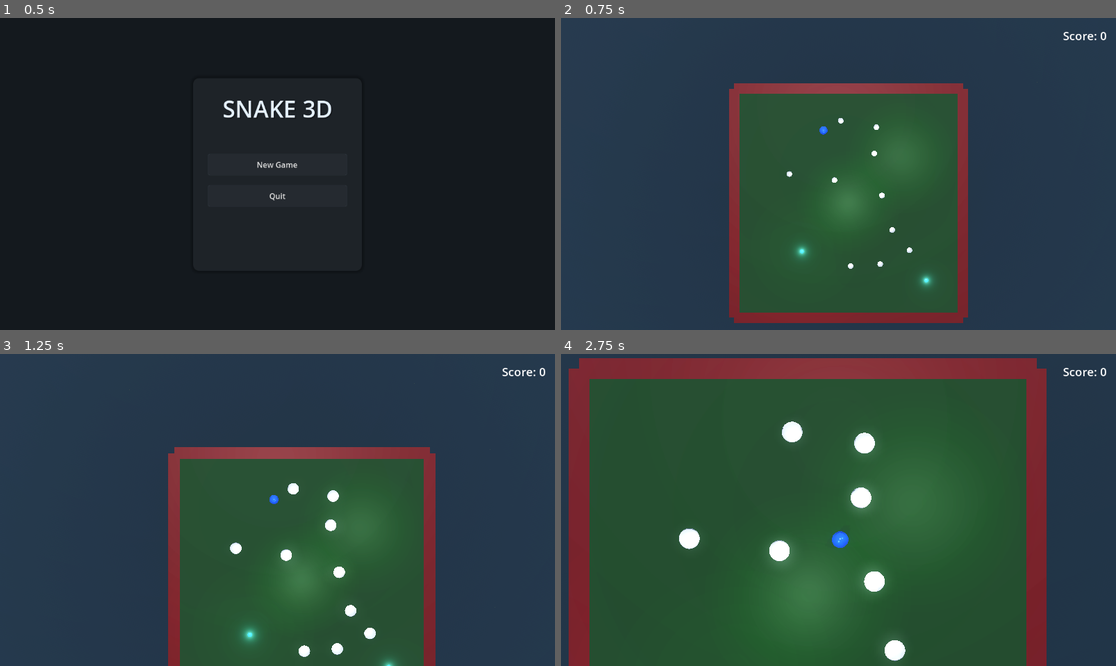
Above: before the commit, frames 1-4 (two rows, left to right).
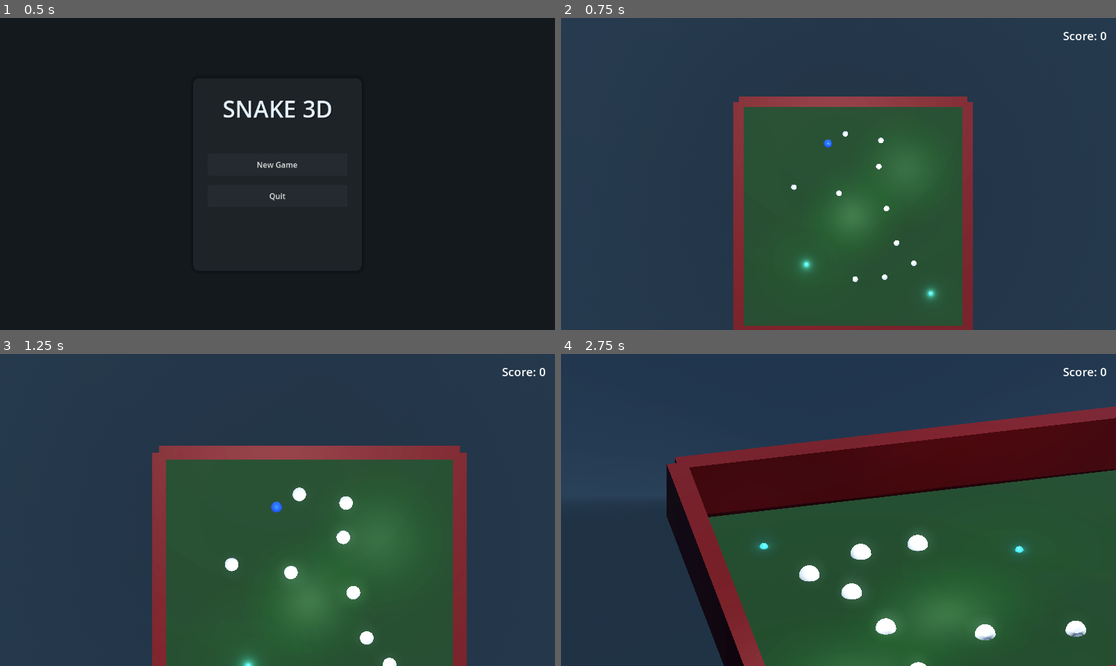
Above: after the commit, the same moments.

Repository: bluehexagons/snakeproject
Game: Godot game, scene res://scenes/main_menu.tscn
The game is run twice, just before and just after one commit, with the same random seed, the same clock (stepped at 60 frames per second) and the same inputs.
Inputs:
- Up to frame 1 (0.5 s): no input
- Up to frame 2 (0.75 s): click "New Game" at 0.5 s
- Up to frame 3 (1.25 s): no input
- Up to frame 4 (2.75 s): hold D (move_right) 1.28-2.03 s; hold F (toggle_camera_angle, bound only after the commit) 1.28-2.03 s; hold S (move_down) from 2.03 s (still down); tap F (toggle_camera_angle, bound only after the commit) at 2.1 s

Frame 1 is identical in both runs. In frame 2, 8.3% of the frame differs, in the area x 30-75%, y 20-100%; in frame 3, 10%; in frame 4, 74%, in the area x 1-100%, y 1-100%.

Commit message:
(w/AI) Refactor game camera, fix lots of camera things

Diff:
--- a/project.godot
+++ b/project.godot
@@ -53,6 +53,11 @@
 "events": [Object(InputEventKey,"resource_local_to_scene":false,"resource_name":"","device":-1,"window_id":0,"alt_press …(191 unchanged characters)…
 ]
 }
+toggle_camera_angle={
+"deadzone": 0.5,
+"events": [Object(InputEventKey,"resource_local_to_scene":false,"resource_name":"","device":-1,"window_id":0,"alt_pressed":false,"shift_pressed":false,"ctrl_pressed":false,"meta_pressed":false,"pressed":false,"keycode":0,"physical_keycode":70,"key_label":0,"unicode":102,"location":0,"echo":false,"script":null)
+]
+}
 
 [physics]
 
--- a/scenes/main.tscn
+++ b/scenes/main.tscn
@@ -3,6 +3,7 @@
 [ext_resource type="Script" path="res://scripts/game_manager.gd" id="1_script"]
 [ext_resource type="PackedScene" uid="uid://dbkt4gaf6xf28" path="res://scenes/ui.tscn" id="2_ui"]
 [ext_resource type="PackedScene" path="res://scenes/barrier.tscn" id="3_barrier"]
+[ext_resource type="Script" path="res://scripts/game_camera.gd" id="camera_script"]
 
 [sub_resource type="ProceduralSkyMaterial" id="ProceduralSkyMaterial_1"]
 sky_top_color = Color(0.12, 0.2, 0.3, 1)
@@ -166,6 +167,7 @@
 transform = Transform3D(1, 0, 0, 0, -4.37114e-08, 1, 0, -1, -4.37114e-08, 0, 10, 0)
 projection = 1
 size = 15.0
+script = ExtResource("camera_script")
 
 [node name="Barriers" type="Node3D" parent="GameplayContainer"]
 
--- /dev/null
+++ b/scripts/game_camera.gd
@@ -0,0 +1,98 @@
+extends Camera3D
+
+const TOP_DOWN_HEIGHT = 20.0  # Increased to maintain good view
+const THIRD_PERSON_HEIGHT = 15.0
+const THIRD_PERSON_DISTANCE = 15.0
+const LOOK_AHEAD_DISTANCE = 8.0
+const MIN_LOOK_AHEAD = 2.0
+const INITIAL_SIZE = 30.0
+const FINAL_SIZE = 15.0
+const ZOOM_DURATION = 1.5
+const ZOOM_DELAY = 0.25
+
+const TRANSITION_SPEED = 2.0
+const SMOOTHING = 5.0
+const ROTATION_SMOOTHING = 3.0
+const LAG_SPEED = 2.5
+const PREDICTION_STRENGTH = 0.3
+
+var is_third_person: bool = false
+var camera_transition: float = 0.0
+var predicted_direction: Vector3 = Vector3.FORWARD
+var look_target_pos: Vector3
+var current_size: float = INITIAL_SIZE
+var zoom_timer: float = 0.0
+var is_zooming: bool = false
+
+func _ready() -> void:
+	rotation_degrees.x = -90
+	position.y = TOP_DOWN_HEIGHT  # Start at TOP_DOWN_HEIGHT instead of a separate INITIAL_HEIGHT
+	look_target_pos = Vector3.ZERO
+	size = INITIAL_SIZE
+
+	await get_tree().create_timer(ZOOM_DELAY).timeout
+	is_zooming = true
+
+func _process(delta: float) -> void:
+	if is_zooming:
+		zoom_timer = min(zoom_timer + delta, ZOOM_DURATION)
+		var t = ease(zoom_timer / ZOOM_DURATION, 0.5)
+		current_size = lerp(INITIAL_SIZE, FINAL_SIZE, t)
+		if zoom_timer >= ZOOM_DURATION:
+			is_zooming = false
+
+	# Handle window resize
+	var window_size = DisplayServer.window_get_size()
+	var aspect_ratio = float(window_size.x) / float(window_size.y)
+	size = current_size if aspect_ratio > 1.0 else current_size / aspect_ratio
+
+	var player = get_tree().get_first_node_in_group("player")
+	if not player:
+		return
+
+	# Smooth camera mode transition
+	var target_transition = float(is_third_person)
+	camera_transition = lerp(camera_transition, target_transition, delta * TRANSITION_SPEED)
+
+	# Update predicted direction
+	if player.velocity.length() > 0.1:
+		predicted_direction = predicted_direction.slerp(player.velocity.normalized(), delta * LAG_SPEED)
+
+	var target_pos = player.position
+
+	# Calculate camera position
+	if camera_transition < 0.01:
+		# Top-down view
+		var target_camera_pos = Vector3(
+			target_pos.x,
+			TOP_DOWN_HEIGHT,
+			target_pos.z
+		)
+		position = position.lerp(target_camera_pos, delta * SMOOTHING)
+
+		# Maintain top-down rotation
+		var current_angle = Vector3(deg_to_rad(-90), 0, 0)
+		rotation = rotation.slerp(current_angle, delta * ROTATION_SMOOTHING)
+	else:
+		# Third-person view
+		var height = lerp(TOP_DOWN_HEIGHT, THIRD_PERSON_HEIGHT, camera_transition)
+		var behind = -predicted_direction * THIRD_PERSON_DISTANCE
+
+		var target_camera_pos = Vector3(
+			target_pos.x + behind.x,
+			height,
+			target_pos.z + behind.z
+		)
+
+		position = position.lerp(target_camera_pos, delta * SMOOTHING)
+
+		# Look at point ahead of player
+		var look_target = target_pos + predicted_direction * LOOK_AHEAD_DISTANCE
+		look_target.y += 1.0  # Look slightly above ground
+
+		# Use looking_at for more stable rotation
+		var desired_transform = Transform3D().looking_at(look_target - position, Vector3.UP)
+		global_transform = global_transform.interpolate_with(desired_transform, delta * ROTATION_SMOOTHING)
+
+func toggle_view() -> void:
+	is_third_person = !is_third_person
--- a/scripts/game_manager.gd
+++ b/scripts/game_manager.gd
@@ -4,21 +4,7 @@
 const FOOD_SCENE = preload("res://scenes/food.tscn")
 const ROCK_SCENE = preload("res://scenes/rock.tscn")
 const SPAWN_AREA_SIZE = Vector2(8, 8)  # Reduced from previous size to account for barriers
-const BASE_CAMERA_SIZE = 15.0  # This is our reference size for 1:1 aspect ratio
-const CAMERA_HEIGHT = 10.0
-const CAMERA_FOLLOW_SPEED = 5.0
-const CAMERA_TILT_ANGLE = 15.0  # Maximum tilt in degrees
-
-const INITIAL_CAMERA_HEIGHT = 20.0  # Starting height
-const FINAL_CAMERA_HEIGHT = 10.0    # Height to zoom to
-const INITIAL_CAMERA_SIZE = 30.0    # Starting orthographic size
-const FINAL_CAMERA_SIZE = 15.0      # Size to zoom to
-const ZOOM_DURATION = 1.5           # How long the zoom takes
-const ZOOM_DELAY = 0.5              # Wait before starting zoom
-
-const CAMERA_HORIZONTAL_SMOOTHING = 3.0  # Lower = smoother horizontal movement
-const CAMERA_VERTICAL_SMOOTHING = 2.0    # Separate smoothing for height changes
-const CAMERA_PREDICTION_STRENGTH = 0.3   # How much to look ahead based on velocity
+
 const INITIAL_ROCKS = 10  # Number of rocks to spawn at start
 const ROCKS_SPAWN_INTERVAL = 2  # Spawn a new rock every X food collections
 const DANGER_START_SCORE = 50  # Score at which rocks start becoming dangerous
@@ -28,21 +14,24 @@
 const SAFE_SPAWN_DISTANCE = 4.0  # Minimum distance from player for dangerous rocks
 const SAFE_FORWARD_ANGLE = 60.0  # Angle in degrees to check in front of player
 
-const CAMERA_OFFSET = Vector3(0, 0, 0)  # Offset from target to maintain perspective
-
 const MIN_FOOD_COUNT = 1  # Minimum number of food items in the world
 const MAX_FOOD_COUNT = 5  # Maximum number of food items in the world
 const MIN_FOOD_DISTANCE = 3.0  # Minimum distance between food items
 
+var is_isometric: bool = false
+
 var target_camera_pos: Vector3
 var target_camera_rot: Vector3
 
 # Camera state
 var zoom_timer: float = 0.0
 var is_zooming: bool = false
-var camera_height: float = INITIAL_CAMERA_HEIGHT
-var camera_size: float = INITIAL_CAMERA_SIZE
-var camera_velocity: Vector3 = Vector3.ZERO
+
+var previous_player_direction: Vector3 = Vector3.FORWARD
+var camera_transition: float = 0.0  # 0 = top-down, 1 = third-person
+
+var look_target_pos: Vector3  # Keep track of where we're looking
+var predicted_direction: Vector3 = Vector3.FORWARD  # Smoothed prediction vector
 
 # UI state
 var is_paused: bool = false # In this state, all game-related features are paused
@@ -55,6 +44,9 @@
 @onready var camera = $GameplayContainer/Camera3D
 @onready var ui = $UI
 @onready var gameplay_container = $GameplayContainer
+
+# Add toggle state tracking
+var was_toggle_pressed: bool = false
 
 func _ready():
 	if GameState.has_saved_game():
@@ -67,58 +59,18 @@
 	get_tree().root.size_changed.connect(_on_window_resize)
 	_on_window_resize()
 	update_score(0)
-	target_camera_pos = camera.position
-	target_camera_rot = camera.rotation_degrees
-
-	camera.position.y = INITIAL_CAMERA_HEIGHT
-	camera.size = INITIAL_CAMERA_SIZE
-	target_camera_pos = camera.position
-	target_camera_rot = camera.rotation_degrees
-
-	await get_tree().create_timer(ZOOM_DELAY).timeout
-	is_zooming = true
-
-func _unhandled_input(event):
+
+func _unhandled_input(event: InputEvent) -> void:
+	if event.is_action_pressed("toggle_camera_angle"):
+		camera.toggle_view()
 	if event.is_action_pressed("ui_cancel"):  # ESC key
 		toggle_pause()
 	elif event.is_action_pressed("gameplay_pause"):
 		if !is_paused:  # Only toggle gameplay pause when menu isn't open
 			toggle_gameplay_pause()
 
-func _process(delta):
-	if is_zooming:
-		zoom_timer = min(zoom_timer + delta, ZOOM_DURATION)
-		var t = ease(zoom_timer / ZOOM_DURATION, 0.5)  # Smooth easing
-
-		camera_height = lerp(INITIAL_CAMERA_HEIGHT, FINAL_CAMERA_HEIGHT, t)
-		camera_size = lerp(INITIAL_CAMERA_SIZE, FINAL_CAMERA_SIZE, t)
-
-		if zoom_timer >= ZOOM_DURATION:
-			is_zooming = false
-
-	var player = gameplay_container.get_node_or_null("Player")
-	if player:
-		# Calculate predicted position based on player velocity
-		var prediction = Vector3.ZERO
-		if player.velocity.length() > 0.1:
-			prediction = player.velocity.normalized() * CAMERA_PREDICTION_STRENGTH
-
-		# Update target position to follow player with prediction and offset
-		var target_pos = player.position + prediction
-		target_camera_pos = Vector3(
-			target_pos.x + CAMERA_OFFSET.x,
-			camera_height,
-			target_pos.z + CAMERA_OFFSET.z
-		)
-
-		# Update camera position with smoothing
-		var new_pos = camera.position
-		new_pos.x = lerp(new_pos.x, target_camera_pos.x, delta * CAMERA_HORIZONTAL_SMOOTHING)
-		new_pos.z = lerp(new_pos.z, target_camera_pos.z, delta * CAMERA_HORIZONTAL_SMOOTHING)
-		new_pos.y = lerp(new_pos.y, target_camera_pos.y, delta * CAMERA_VERTICAL_SMOOTHING)
-
-		camera.position = new_pos
-		camera.size = camera_size
+func _process(_delta: float) -> void:
+	pass
 
 func toggle_gameplay_pause():
 	if is_game_over:
@@ -281,15 +233,7 @@
 		spawn_food()
 
 func _on_window_resize():
-	var window_size = DisplayServer.window_get_size()
-	var aspect_ratio = float(window_size.x) / float(window_size.y)
-
-	# If window is wider than tall, maintain vertical size
-	if aspect_ratio > 1.0:
-		camera.size = camera_size
-	# If window is taller than wide, maintain horizontal size
-	else:
-		camera.size = camera_size / aspect_ratio
+	pass
 
 func update_score(points: int):
 	score += points
--- a/scripts/player.gd
+++ b/scripts/player.gd
@@ -19,8 +19,8 @@
 const MAX_BONUS_SPEED_MULTIPLIER = 3.0 # Max score multiplier for speed
 const BONUS_SPEED_PER_FEED = 0.2  # Speed increase per food eaten
 const MAX_SPEED_BOOST = 15.0  # Cap on how fast the minimum speed can get
-const SEGMENT_SPAWN_OFFSET = 0.3  # Reduced from 0.5 to spawn much closer
-const SEGMENT_SPAWN_VELOCITY = 0.98  # Increased from 0.95 for better matching
+const SEGMENT_SPAWN_OFFSET = 0.5  # Reduced from 1.2 to spawn closer
+const SEGMENT_SPAWN_VELOCITY = 0.95  # Increased from 0.8 for better matching
 const STUCK_TIMEOUT = 3.0  # Time in seconds before game over when stuck
 
 const IDLE_WARNING_START = 1.0  # When to start showing gray
@@ -44,7 +44,7 @@
 
 const DIGESTION_DURATION = 0.16  # Time to digest food
 const DIGESTION_FLASH_INTENSITY = 0.3  # Max intensity of digestion flash
-const SEGMENT_SPAWN_PUSH = 15.0  # Reduced from 20.0
+const SEGMENT_SPAWN_PUSH = 20.0  # Force to push back existing segments
 const DIGESTION_PULSE_SCALE = 1.2  # How much to pulse when digesting
 
 var facing_direction: Vector3 = Vector3.FORWARD
@@ -182,22 +182,49 @@
 	current_color = current_color.lerp(state_color, delta * COLOR_CHANGE_SPEED)
 	apply_color(current_color, state_emission, state_emission_energy)
 
-	# Now handle physics and potential impacts
-
 	var input_dir = Vector3.ZERO
-	input_dir.x = Input.get_axis("move_left", "move_right")
-	input_dir.z = Input.get_axis("move_up", "move_down")
+	var raw_input = Vector2(
+		Input.get_axis("move_left", "move_right"),
+		Input.get_axis("move_up", "move_down")
+	)
+
+	# Get camera basis for input transformation
+	var camera = get_viewport().get_camera_3d()
+	if camera and raw_input != Vector2.ZERO:
+		# Get camera's forward and right vectors projected onto XZ plane
+		var cam_forward = -camera.global_transform.basis.z
+		var cam_right = camera.global_transform.basis.x
+
+		# Project vectors to ground plane
+		cam_forward.y = 0
+		cam_right.y = 0
+
+		# Normalize after projection
+		if cam_forward.length_squared() > 0.001:
+			cam_forward = cam_forward.normalized()
+		else:
+			cam_forward = Vector3.FORWARD
+
+		if cam_right.length_squared() > 0.001:
+			cam_right = cam_right.normalized()
+		else:
+			cam_right = Vector3.RIGHT
+
+		# Combine movement relative to camera orientation
+		input_dir = (cam_right * raw_input.x + cam_forward * -raw_input.y)
+
+		# Ensure normalized movement
+		if input_dir.length_squared() > 1.0:
+			input_dir = input_dir.normalized()
 
 	if is_dead:
 		dead_time += delta
 
 	if not has_lost and input_dir != Vector3.ZERO:
 		has_started_moving = true
-		input_dir = input_dir.normalized()
 		var drag = DEAD_CONTROL_DRAG if is_dead else CONTROL_DRAG
 		velocity += (input_dir * (current_speed_boost / max(pow(dead_time * 0.5, 1.5), 1.0) if is_dead else ACCELERATION + (current_speed_boost * 10.0)) * delta)
 		velocity *= drag
-
 	if velocity != Vector3.ZERO:
 		facing_direction = velocity.normalized()
 
@@ -298,17 +325,21 @@
 	if saved_pos != Vector3.ZERO:
 		spawn_pos = saved_pos
 	else:
-			# Simplified spawn position calculation with minimal random variation
-			var random_offset = Vector3(
-				randf_range(-0.05, 0.05),  # Reduced randomness
-				0,
-				randf_range(-0.05, 0.05)
-			)
-			spawn_pos = global_position + (-facing_direction * SEGMENT_SPAWN_OFFSET) + random_offset
-			segment.velocity = velocity * SEGMENT_SPAWN_VELOCITY
-
-	# Initialize segment
+		# Use a smaller offset and add a slight random variation to prevent perfect overlap
+		var random_offset = Vector3(
+			randf_range(-0.1, 0.1),
+			0,
+			randf_range(-0.1, 0.1)
+		)
+		var spawn_offset = -facing_direction * (SEGMENT_SPAWN_OFFSET + segment.INITIAL_SCALE)
+		spawn_pos = global_position + spawn_offset + random_offset
+		# Give segment better initial velocity
+		segment.velocity = velocity * SEGMENT_SPAWN_VELOCITY
+
+	# Initialize segment with proper scale first
 	segment.init_with_growth(growth_state)
+
+	# Then set position and chain properties
 	segment.global_position = spawn_pos
 	segment.physics_pos = spawn_pos
 	segment.visual_pos = spawn_pos
@@ -316,8 +347,7 @@
 	if segments.is_empty():
 		segment.target = self
 	else:
-		# Reduced push force on existing segments
-		segments[0].apply_impulse(-facing_direction * SEGMENT_SPAWN_PUSH * 0.7)
+		segments[0].apply_impulse(-facing_direction * SEGMENT_PUSHBACK)
 		segment.target = self
 		segments[0].target = segment
 
Not shown, changed: .github/copilot-instructions.md
